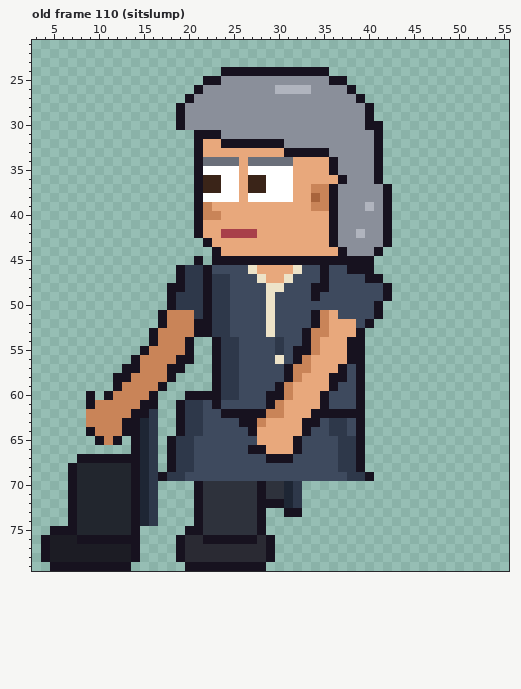
Pixel-art file -- sprites/clients/client_attorney_b_left_anim.aseprite. The picture above is the old version.
64x80 pixels, 129 frames. Colours within 5 levels of each other are drawn and written as one. Shown: old frame 110 (sitslump): x 3..55, y 21..79. The commit also changed other frames, which this record leaves out.
After the commit:
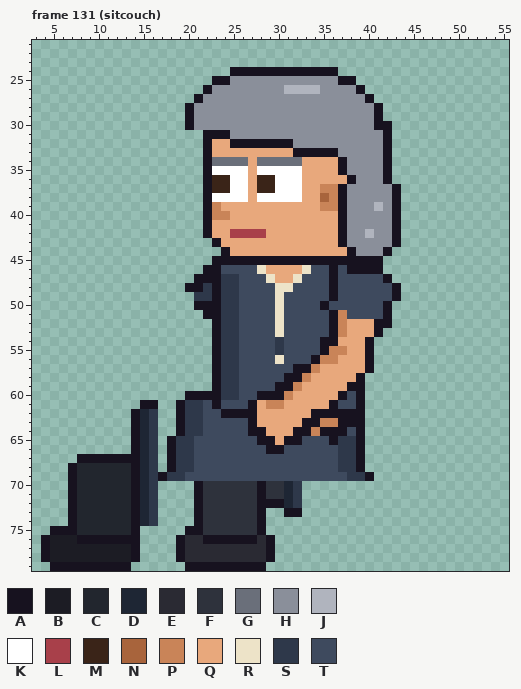
Palette (. is transparent): A #17121f  B #1c1c24  C #22262e  D #1e2634  E #2a2a33  F #2e323c  G #6a6f7a  H #8a8f9a  J #b0b4be  K #ffffff  L #a8404a  M #3a2418  N #a8643c  P #c98458  Q #e8a87c  R #ede3c8  S #2e384a  T #3e4a5e
A new or re-ordered frame is compared with the old frame closest to it.
Change:
frames 129 -> 135
Changed rows in their new state; - is an unchanged pixel.
Frame 131 (sitcouch) is new; against old frame 110 (sitslump):
first column x 9:
24 ---------------.-----------A-------
25 -------------.-A-----------H-A-----
26 ------------.A-------H---J---HA----
27 -----------.A-----------------HA---
28 ----------.A-------------------HA--
29 ----------.A-------------------HA--
30 ----------.A-------------------H-A-
31 ------------.--A----------------HA-
32 ------------.A-Q------A---------HA-
33 ------------.A--------Q----A----HA-
34 ------------.A---GQ----G---QA---HA-
35 ------------.A---KQ----K---QA---HA-
36 ------------.A-M-KQ-M--K----QA--HA-
37 ------------.A-M-KQ-M--K-Q-PA----HA
38 ------------.A---KQ----K-QNPA----HA
39 ------------.AP----------Q-PA--HJHA
40 ------------.A-P-----------QA----HA
41 ------------.A-------------QA----HA
42 ------------.A-Q---L-------QA-HJ-HA
43 -------------.A------------QA----HA
44 --------------.A------------QA--HA-
45 ------------.-------------------A--
46 ----------...-A---TR---QR-TA----A--
47 ----------..A-A-S--TR-QR--TA---TTA-
48 ---------..AASA-S---T-R--TTA-----TA
49 ---------...-SA-S---TR---T-A-----TA
50 ---------...A-A-S---TR----A-----TA-
51 --------.....-A-S---TR---TTAP---TA-
52 --------......A-S---TR---TTAP-QQAA-
53 -------.......A-S---TR--TTTAP-QQA--
54 -------.....------------TTAA-QQA---
55 ------......-----------TTTAPPQQA---
56 -----.......-----------TTAPP-QQA---
57 ----.......-----------TAAP--QQQA---
58 ---.......-------------AP--QQQ-----
59 ---......-------------AP---QQA-----
60 .-......-----------A------QQA------
61 ......------------AQP-----QA-------
62 .....-D------------QQQ-------------
63 .....------------T-Q------PPAA-----
64 .....--------------A---A-PAAA------
65 -...---------------AA-A----A-------
66 ------------------TTAATT-----------
67 --------------------TTT------------
